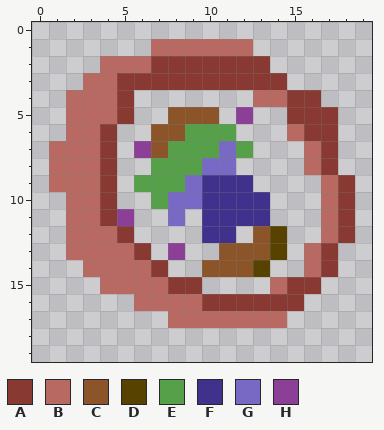
Edited in one commit: pixel-art sprite (sprites/player-cell.png). That is the earlier state.
The file is 20x20 pixels.
Palette (. is transparent): A #883932  B #b86962  C #8b5429  D #574200  E #55a049  F #40318d  G #7869c4  H #8b3f96
Now the later version:
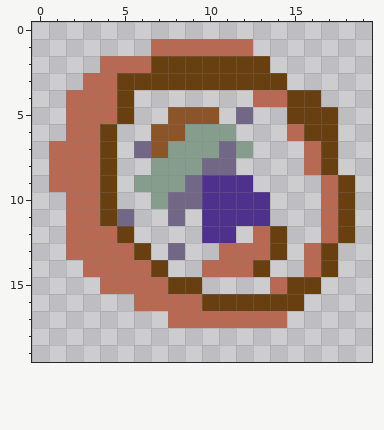
From old to new:
@@ palette @@
-A #883932
+A #683f11
-B #b86962
+B #b76954
-E #55a049
+E #869d8d
-F #40318d
+F #4e318d
-G #7869c4
+G #736788
@@ x 4..14 @@
  4 BA.......BB
- 5 BA..CCC.H..
+ 5 BA..CCC.G..
  6 A..CCEEE...
- 7 A.HCEEEGE..
+ 7 A.GCEEEGE..
  8 A..EEEGG...
@@ x 3..16 @@
 10 BA..EGGFFFF...
-11 BAH..G.FFFF...
-12 BBA....FF.CD..
-13 BBBA.H..CCCD.B
-14 BBBBA..CCCD..B
+11 BAG..G.FFFF...
+12 BBA....FF.BA..
+13 BBBA.G..BBBA.B
+14 BBBBA..BBBA..B
 15 .BBBBAA....BAA
Boxes around the changes in both pictures, in picture pixels (x1, y1, x2, y2):
changed: (49, 39, 355, 328)
